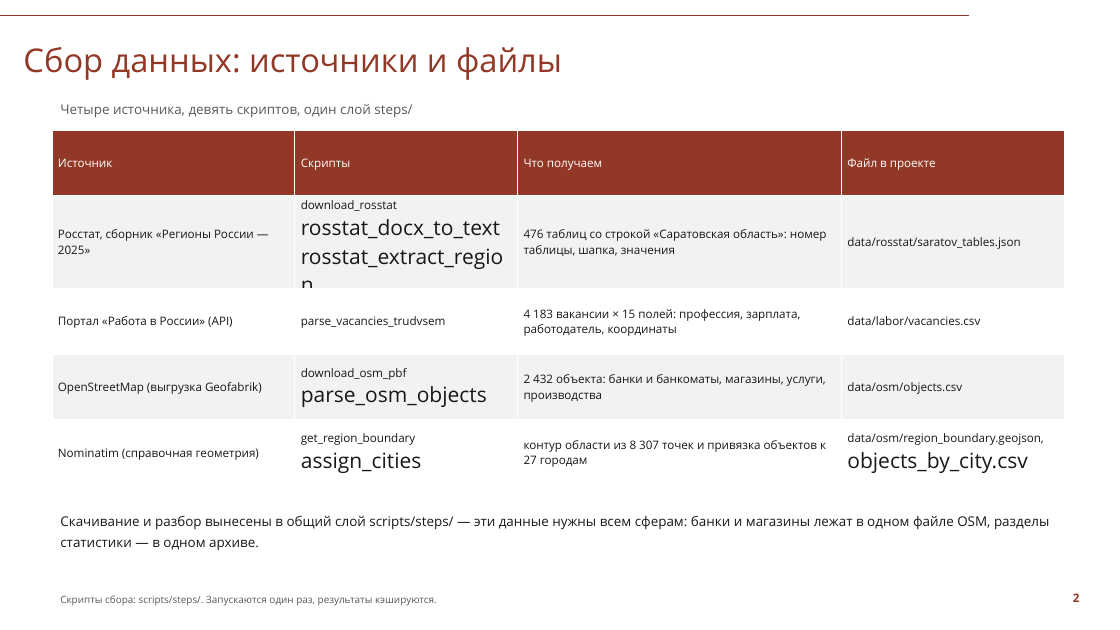
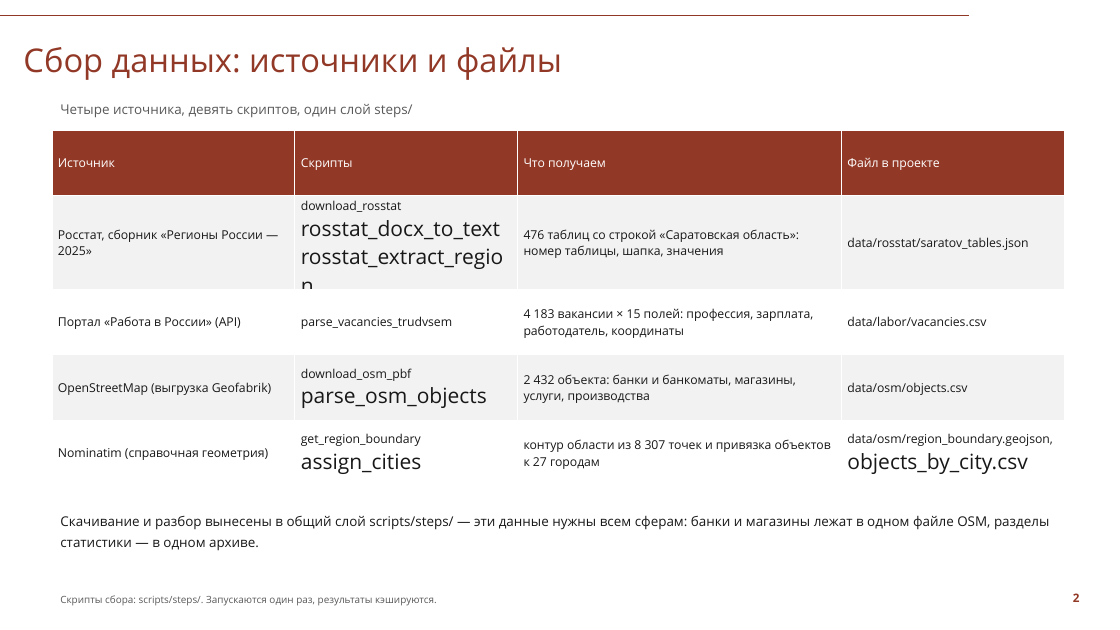
Before and after one commit to Seabas1/Analysis-of-regions, a slide deck: slide 2 of Саратовская_область_презентация_СПбГУ.pptx. Drawn at 1120x630 pixels with LibreOffice and Linux fonts; fonts in the diff are those of the drawing; background and template pictures are left out. Boxes give left, top, right and bottom in pixels: in the first picture for what was removed or moved away, otherwise in the second. Text is boxed around its words. In the diff, an @@ line names an element or a change of style, - is before the commit and + after.

```diff
--- a/Саратовская_область_презентация_СПбГУ.pptx
+++ b/Саратовская_область_презентация_СПбГУ.pptx
@@ table at (52, 130, 1065, 478) @@
@@ size 10 to 10.5 pt in "Источник", "Скрипты", "Что получаем", "Файл в проекте" and 16 more places @@
```
Also in this commit, not shown: 4 other slides changed, 2 other files.
